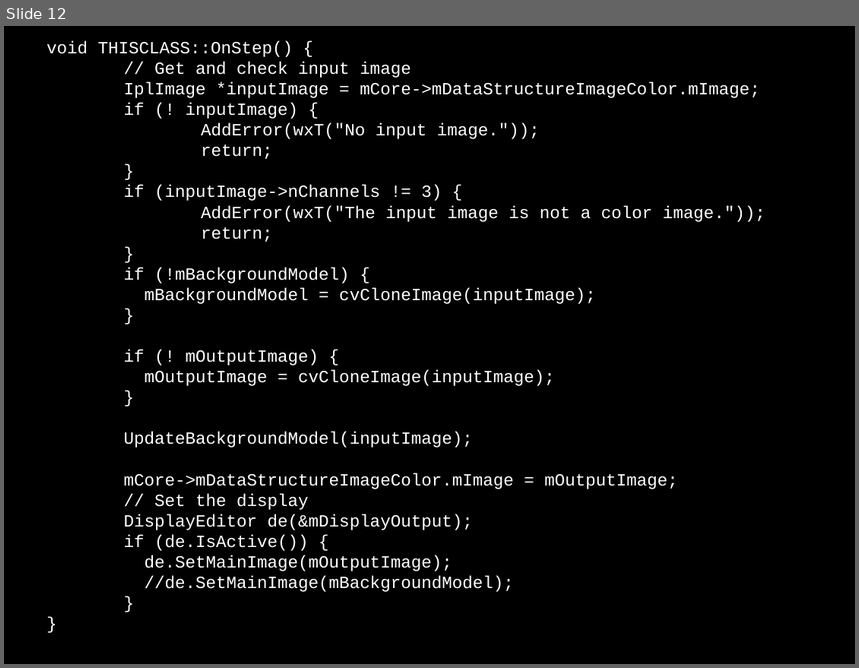
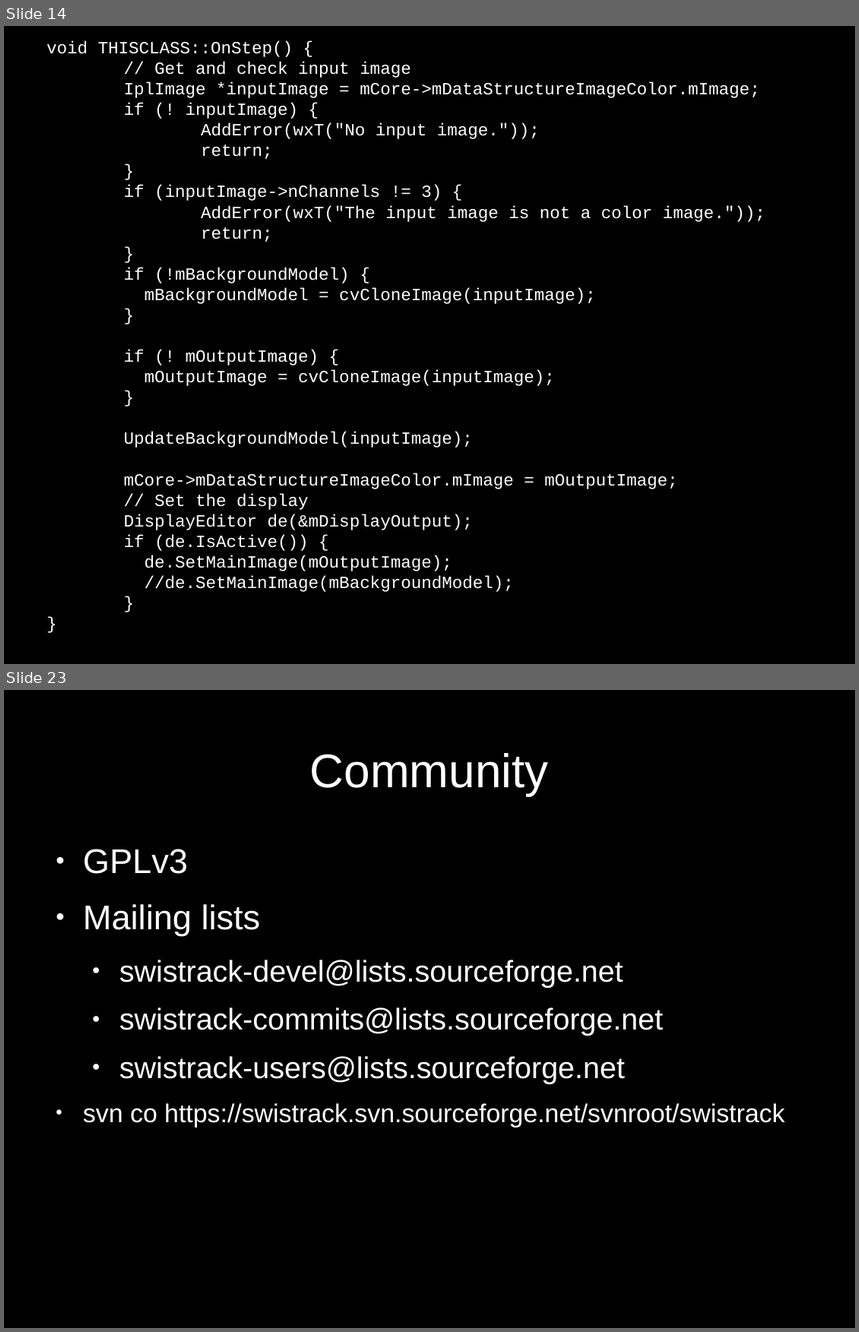
Before and after one commit to d28b/swistrack, a slide deck: Doc/tutorial.stefie10.06.2009/tutorialSlides.odp. Shown one above the other, each under a label of ours: slide 12 before the commit, slides 14 and 23 after it; the slides between them are not shown. The pictures are 859x668 and 859x1332 pixels, drawn with LibreOffice and Linux fonts; fonts in the diff are those of the drawing. Boxes give left, top, right and bottom in pixels: in the first picture for what was removed or moved away, otherwise in the second. Text is boxed around its words. In the diff, an @@ line names an element or a change of style, - is before the commit and + after.

```diff
--- a/Doc/tutorial.stefie10.06.2009/tutorialSlides.odp
+++ b/Doc/tutorial.stefie10.06.2009/tutorialSlides.odp
@@ slide 23 added at (4, 690, 855, 1328), background #000000 @@
@@ title added at (310, 753, 549, 796), 44 pt, text #FFFFFF @@
+Community
@@ text added at (83, 849, 785, 1128), 28 pt, text #FFFFFF @@
+● GPLv3
+● Mailing lists
+  ● swistrack-devel@lists.sourceforge.net
+  ● swistrack-commits@lists.sourceforge.net
+  ● swistrack-users@lists.sourceforge.net
+● svn co https://swistrack.svn.sourceforge.net/svnroot/swistrack
@@ what was slide 12 is now slide 14 @@
```
Also in this commit, not shown: 1 slide changed, 9 other slides added, 1 slide removed, 3 other files.
